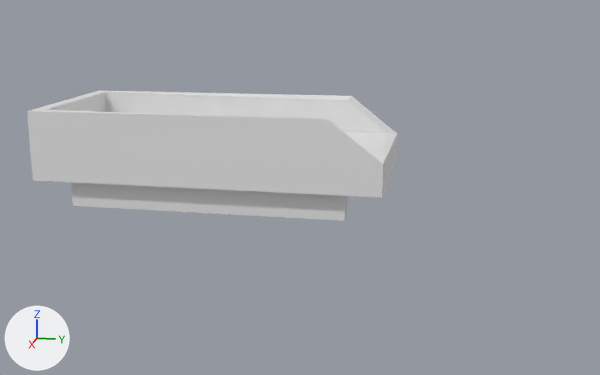
Two versions of the Blender file salemstalker/Assets/3D/props/cart.blend, one commit apart.
One viewpoint serves both versions: a 50 mm camera at (2.685, 0.801, 0.571) aimed at (0.002, 0.265, -0.099). The lights are fixed; the arrows at lower left show +X, +Y and +Z.
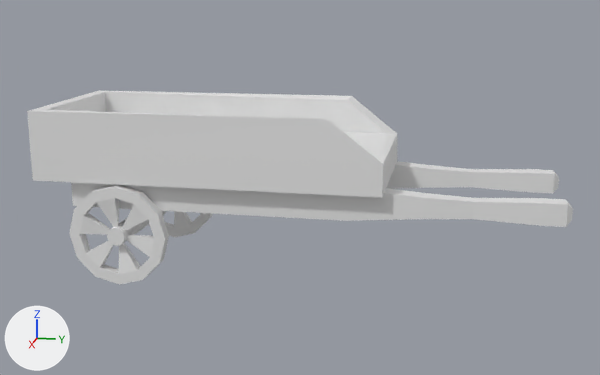
The newer file is also turned or shifted as a whole; pictures and numbers use the older file's frame.

What differs and where, as boxes [x1, y1, x2, y2] in the pictures (600 x 375 px):
'Cube.001', reshaped: before [71, 182, 348, 221]; after [71, 161, 573, 227]
'Cylinder', added: after [69, 185, 213, 285]
'Cylinder.001', added: after [107, 211, 166, 246]
part 1 of me_cube_002, built on: before [345, 196, 348, 219]; after [345, 161, 573, 227]

The change, as a diff of the scene's bpy script:
```diff
--- a/salemstalker/Assets/3D/props/cart.blend.py
+++ b/salemstalker/Assets/3D/props/cart.blend.py
@@ me_cube_002 @@
 # used by ob_cube_001; location = (-0.204, 0.0, -0.088)
-me_cube_002.from_pydata(...)  # 24 vertices, 22 faces; spans x -0.03..0.439, y -0.451..0.451, z -0.052..0.052
+me_cube_002.from_pydata(...)  # 64 vertices, 62 faces; spans x -0.031..0.439, y -0.451..1.124, z -0.052..0.052
+# me_cube_002 part 1
+# 2 faces are deleted
+# 32 vertices are added at x -0.031..0.439, y 0.689..1.124, z -0.034..0.034
+# 8 new vertices lie (0.0, 0.072, 0.0) away from vertices in x -0.031..0.439, y 1.034, z -0.034..0.034
+# 42 new faces join them
@@ me_cylinder_001 @@
+me_cylinder_001.from_pydata(...)  # 36 vertices, 27 faces; spans x -0.03..0.03, y -0.03..0.03, z -0.046..0.534
@@ me_cylinder @@
+me_cylinder.from_pydata(...)  # 144 vertices, 144 faces; spans x -0.164..0.164, y -0.164..0.164, z -0.018..0.548
@@ ob_cylinder_001 @@
+ob_cylinder_001 = bpy.data.objects.new('Cylinder.001', me_cylinder_001)
+ob_cylinder_001.location = (-0.244, -0.281, -0.22)
+ob_cylinder_001.rotation_euler = (0.0, 1.571, 0.0)  # degrees (0, 90, 0)
@@ ob_cylinder @@
+ob_cylinder = bpy.data.objects.new('Cylinder', me_cylinder)
+ob_cylinder.location = (-0.265, -0.281, -0.22)
+ob_cylinder.rotation_euler = (0.0, 1.571, 0.0)  # degrees (0, 90, 0)
```
